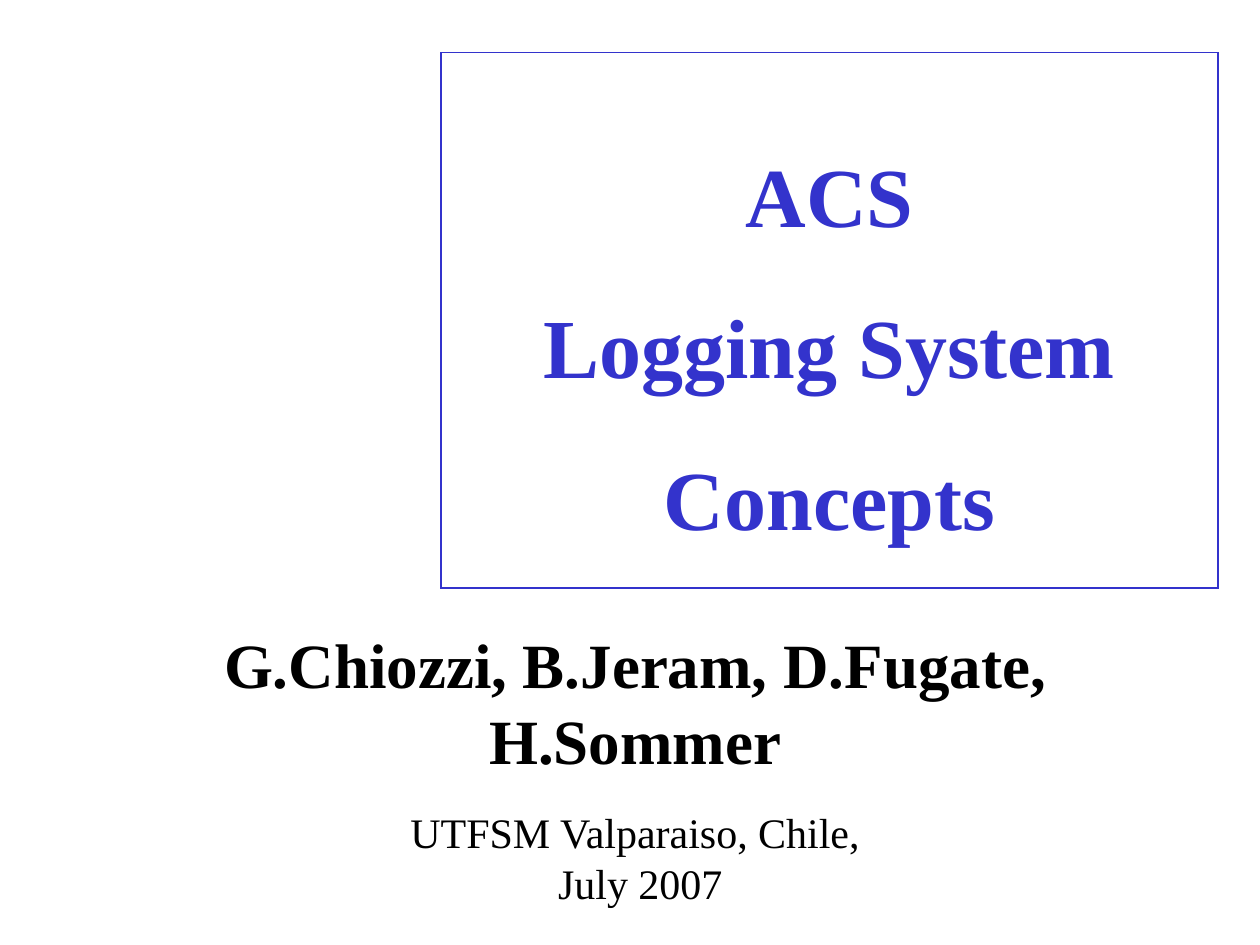
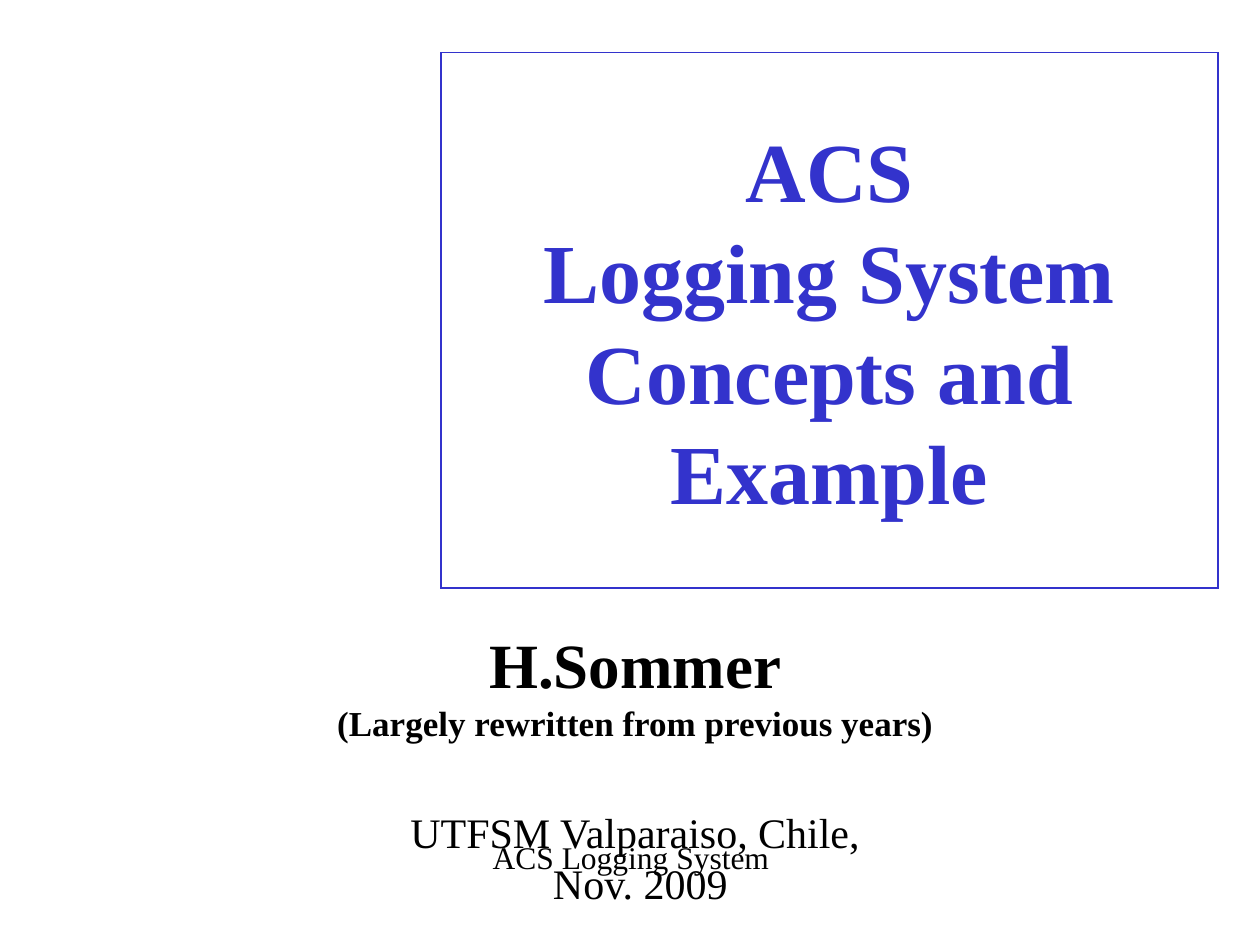
Before and after one commit to ACS-Community/ACS, a slide deck: slide 1 of Documents/ACS-Course/ACSCourse-ACSLoggingSystem.ppt. Drawn at 1260x945 pixels with LibreOffice and Linux fonts; fonts in the diff are those of the drawing; background and template pictures are left out. Boxes give left, top, right and bottom in pixels: in the first picture for what was removed or moved away, otherwise in the second. Text is boxed around its words. In the diff, an @@ line names an element or a change of style, - is before the commit and + after.

Commit message:
Completely restructured, to make it more practical (targeted at a participant of the "basic track" in the ACS course), and updated for changes in ACS in the last years.

```diff
--- a/Documents/ACS-Course/ACSCourse-ACSLoggingSystem.ppt
+++ b/Documents/ACS-Course/ACSCourse-ACSLoggingSystem.ppt
@@ title at (544,146,1114,520): text changed @@
-ACS
-Logging System Concepts
+ACS
+Logging System Concepts and Example
@@ subtitle at (337,646,932,743): text changed; size 36 to 20 pt @@
-G.Chiozzi, B.Jeram, D.Fugate, H.Sommer
+H.Sommer
+(Largely rewritten from previous years)
@@ text at (410,819,859,900): text changed @@
-UTFSM Valparaiso, Chile,
-July 2007
+UTFSM Valparaiso, Chile,
+Nov. 2009
@@ text added at (493,844,769,875), 18 pt, text #000000 @@
+ACS Logging System
```
Also in this commit, not shown: 6 other slides changed, 11 slides added, 6 slides removed.
